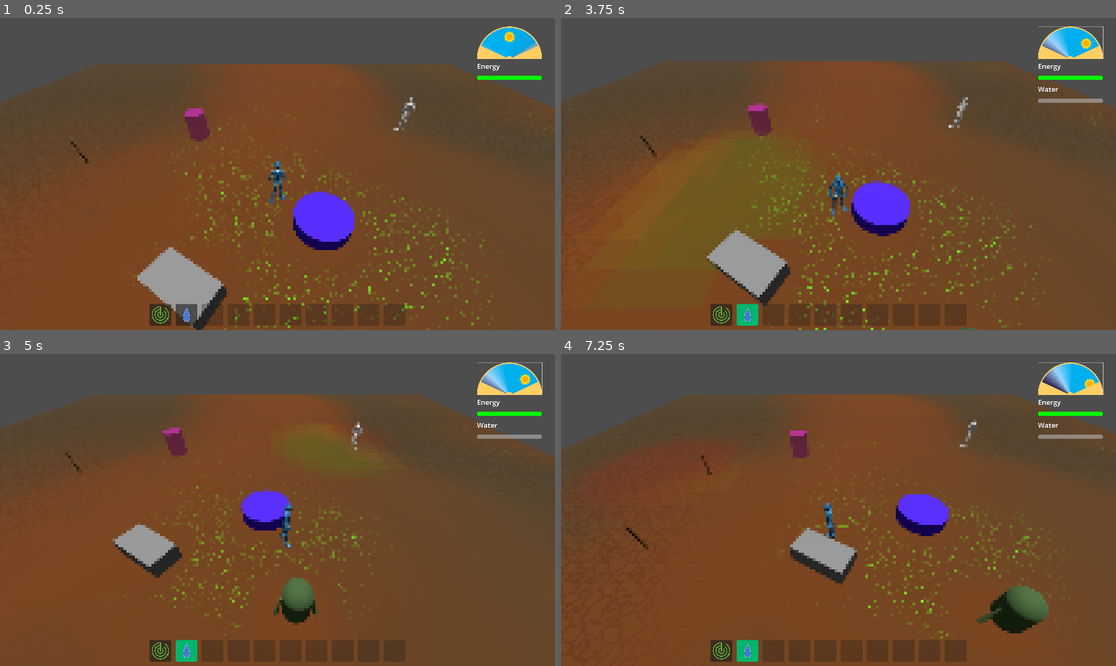
Above: before the commit, frames 1-4 (two rows, left to right).
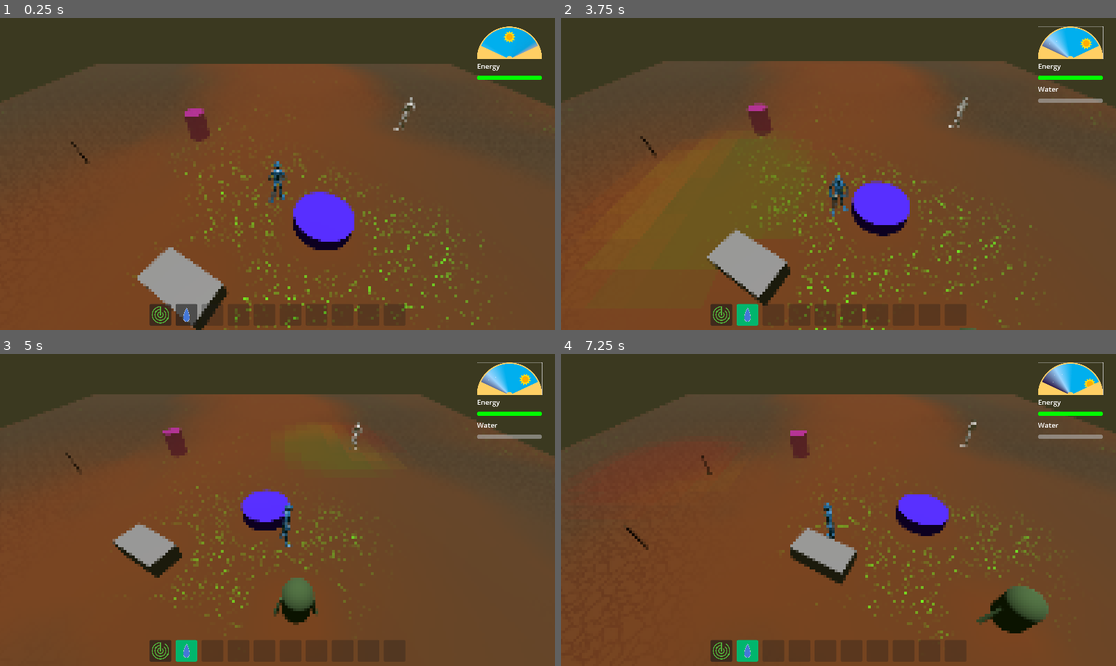
Above: after the commit, the same moments.

Repository: CapsCollective/sunflower
Game: Godot game, scene res://assets/common/scenes/game_world.tscn
The game is run twice, just before and just after one commit, with the same random seed, the same clock (stepped at 60 frames per second) and the same inputs.
Inputs (mouse positions are in pixels of both pictures, inside the frame that each line leads up to):
- Up to frame 1 (0.25 s): no input
- Up to frame 2 (3.75 s): click (721, 314) at 0.5 s; click (749, 314) at 1.27 s; click (1071, 42) at 2 s; tap Enter at 2.75 s; move the mouse to (960, 158) at 2.77 s; press the mouse at (960, 158) at 2.78 s; hold D (move_right) 2.78-3.53 s; tap Space at 3.5 s; move the mouse to (727, 189) at 3.52 s; release the mouse at (727, 189) at 3.53 s; hold S (move_back) from 3.53 s (still down); tap Mouse wheel down (mouse_wheel_down) at 3.6 s
- Up to frame 3 (5 s): move the mouse to (333, 441) at 4.27 s; release S (move_back) at 4.28 s; hold D (move_right) from 4.28 s (still down); tap Mouse wheel up (mouse_wheel_up) at 4.35 s
- Up to frame 4 (7.25 s): move the mouse to (810, 572) at 5.02 s; release D (move_right) at 5.03 s; hold W (move_forward) 5.03-5.78 s; click (810, 572) at 5.1 s; tap Enter at 5.75 s; move the mouse to (1005, 556) at 5.77 s; hold A (move_left) from 5.78 s (still down); tap Mouse wheel down (mouse_wheel_down) at 5.85 s; move the mouse to (672, 463) at 6.52 s; tap Mouse wheel up (mouse_wheel_up) at 6.6 s

The runs differ from the first frame. In frame 1, 16% of the frame differs, in the area x 0-100%, y 0-100%; in frame 2, 16%; in frame 3, 16%; in frame 4, 16%.

Commit message:
Added background colour to main zone

Diff:
--- a/assets/content/zones/main_zone.tscn
+++ b/assets/content/zones/main_zone.tscn
@@ -12,6 +12,8 @@
 [ext_resource type="Material" uid="uid://bs04djq5uqaiy" path="res://assets/environment/materials/terrain.tres" id="8_g5w5k"]
 
 [sub_resource type="Environment" id="Environment_wyxem"]
+background_mode = 1
+background_color = Color(0.231922, 0.221913, 0.124048, 1)
 
 [sub_resource type="NavigationMesh" id="NavigationMesh_sscuj"]
 vertices = PackedVector3Array(-2.25, 0.850207, 1.5, -0.5, 0.850207, 2.75, -0.5, 0.850207, 2.5, -0.5, 0.850207, 0.25, -3 …(667 unchanged characters)…
